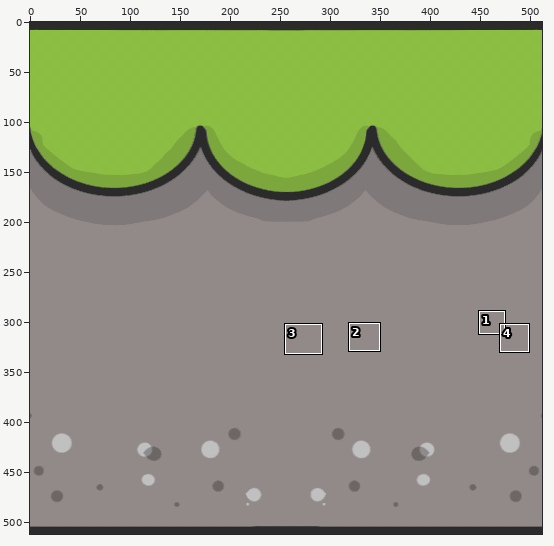
One commit to this sprite sheet: Assets/Tilemap/Bloco_1_Meio.png. Above, an overview of the earlier version with the close-up marked.
Close-up. Old version:
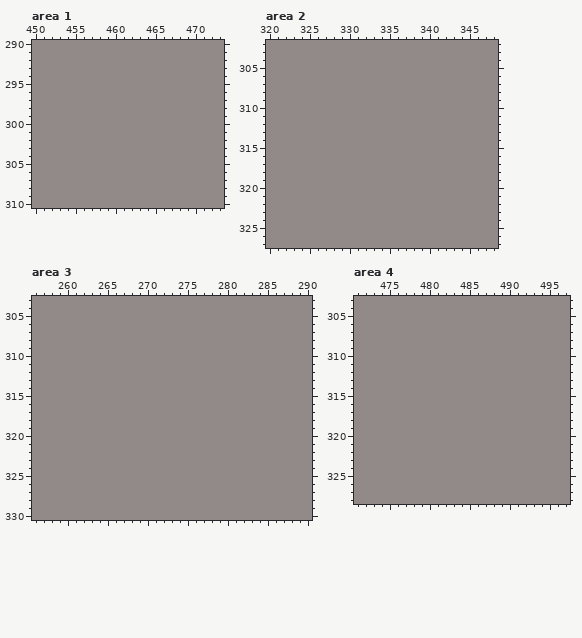
The file is 512x512 pixels. Colours within 5 levels of each other are drawn and written as one. Shown: area 1: x 450..473, y 290..310; area 2: x 320..348, y 302..327; area 3: x 256..290, y 303..330; area 4: x 471..497, y 303..328. The commit also changed other parts of the picture, which this record leaves out.
New version:
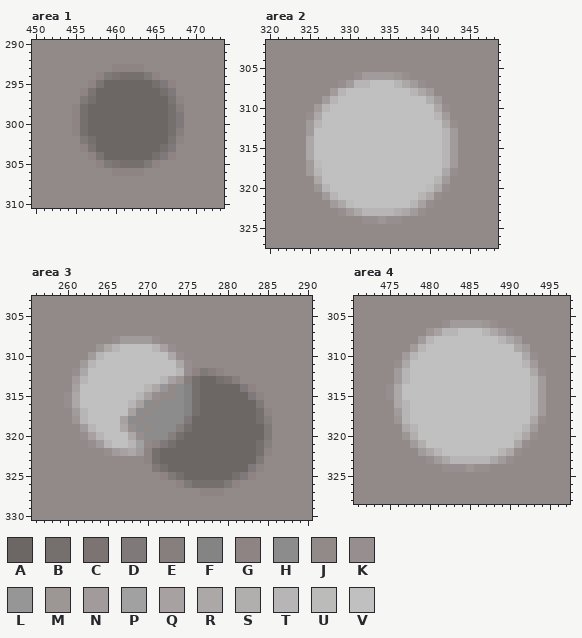
Palette (. is transparent): A #6c6665  B #756f6e  C #7b7473  D #807979  E #877f7e  F #858484  G #8d8483  H #8c8c8c  J #928a89fe  K #978f8f  L #969696  M #9c9694  N #a19c9b  P #a1a1a1  Q #a7a1a1  R #aca8a8  S #b1aeae  T #b7b5b5  U #bbbbba  V #c0c0c0
From old to new:
Changed rows in their new state; - is an unchanged pixel.
Area 1:
first column x 455:
293 -----GGGG-----
294 ---GDCBBBDG---
295 --GCAAAAAABDG-
296 -GCAAAAAAAABD-
297 -DBAAAAAAAAACG
298 GBAAAAAAAAAABE
299 GBAAAAAAAAAABD
300 GBAAAAAAAAAABD
301 GBAAAAAAAAAABE
302 -DBAAAAAAAAACG
303 -GCAAAAAAAABD-
304 --GCAAAAAABDG-
305 ---GDCBBBDG---
306 -----GGGG-----
Area 2:
first column x 325:
306 ------KNNNNMK------
307 ----KNTTVVVTRNK----
308 ---NTVVVVVVVVTRN---
309 --NTVVVVVVVVVVVSN--
310 -NTVVVVVVVVVVVVVRK-
311 KRVVVVVVVVVVVVVVTN-
312 NTVVVVVVVVVVVVVVVRK
313 NVVVVVVVVVVVVVVVVTN
314 RVVVVVVVVVVVVVVVVTN
315 RVVVVVVVVVVVVVVVVTN
316 RVVVVVVVVVVVVVVVVTN
317 NUVVVVVVVVVVVVVVVTN
318 NTVVVVVVVVVVVVVVVRK
319 -RVVVVVVVVVVVVVVTN-
320 -MTVVVVVVVVVVVVURK-
321 --NTVVVVVVVVVVTRK--
322 ---NRUVVVVVVVTQK---
323 ----KNRTTTTSRNK----
324 -------KKMKK-------
Area 3:
first column x 260:
308 ------KNNNNK--------------
309 ----MRTVVVVTQK------------
310 ---NTVVVVVVVVRK-----------
311 --NTVVVVVVVVVVRK----------
312 -KRVVVVVVVVVVVTKGDEG------
313 -NTVVVVVVVVVTQMEBAABCE----
314 -QVVVVVVVVTRL-HFBAAAAADG--
315 KRVVVVVVVTQK--HFBAAAAAADG-
316 KRVVVVVVTQH-HHHFBAAAAAAAD-
317 -NTVVVVVQH-HHHHFBAAAAAAABG
318 -MTVVVVQH-HHHHHDAAAAAAAABE
319 --NTVVVRKH-HHHEBAAAAAAAAAD
320 --KQTVVVRKHHHEBAAAAAAAAAAD
321 ---KNTVVTP-GDBAAAAAAAAAABE
322 -----KNQRNGBAAAAAAAAAAAABG
323 ----------GBAAAAAAAAAAAAD-
324 -----------DBAAAAAAAAAADG-
325 ------------GDBAAAAAABDG--
326 --------------GDBBBBDG----
327 -----------------GGG------
Area 4:
first column x 475:
306 -------KNNNNMK------
307 -----MQTTVVVTRNK----
308 ----NTVVVVVVVVTRN---
309 ---NTVVVVVVVVVVVRN--
310 --NTVVVVVVVVVVVVVRK-
311 -KRVVVVVVVVVVVVVVTN-
312 -NTVVVVVVVVVVVVVVVRK
313 -NTVVVVVVVVVVVVVVVTN
314 KRVVVVVVVVVVVVVVVVTN
315 KRVVVVVVVVVVVVVVVVTN
316 -RTVVVVVVVVVVVVVVVTN
317 -NTVVVVVVVVVVVVVVVTN
318 -MTVVVVVVVVVVVVVVVRK
319 --RTVVVVVVVVVVVVVTN-
320 --MSVVVVVVVVVVVVURK-
321 ---NSVVVVVVVVVVVRK--
322 ----NRTVVVVVVVTRK---
323 -----KNRTTTTTRNK----
324 -------KKKMKK-------
Where, in picture pixels (left, top, right, bottom), the same in both close-ups:
changed: (72, 64, 184, 176)
changed: (306, 72, 458, 224)
changed: (64, 336, 272, 496)
changed: (386, 320, 546, 472)
